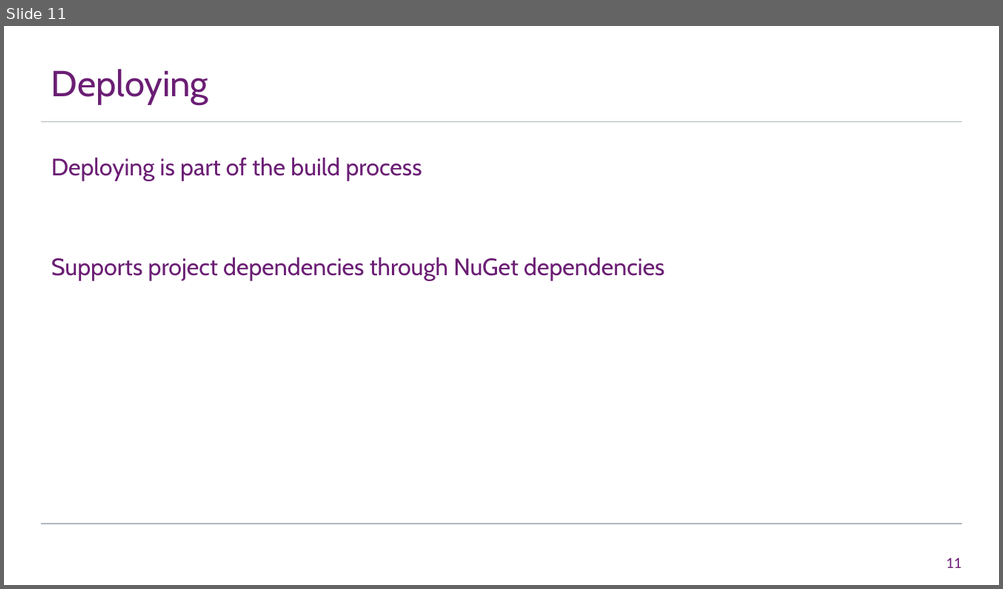
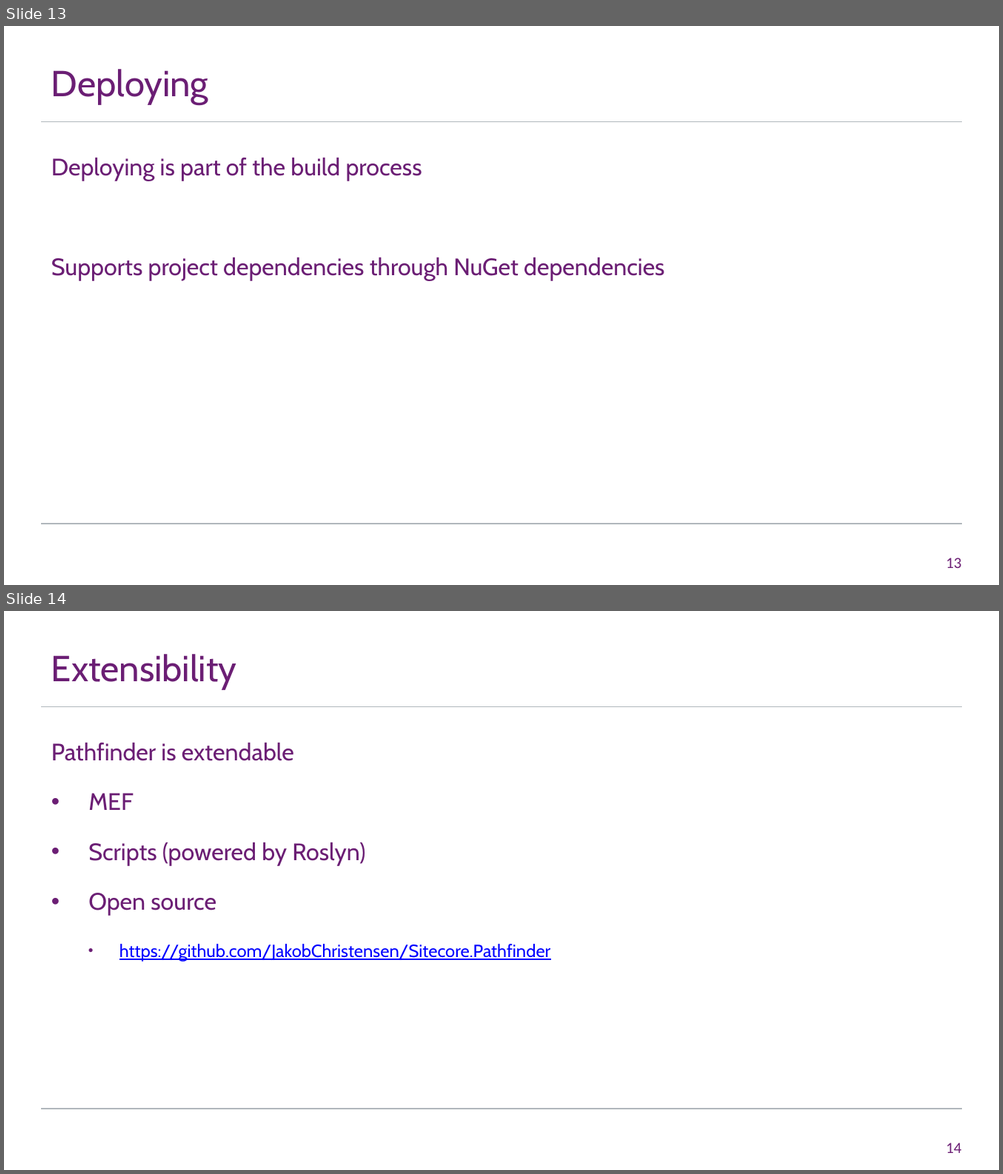
Before and after one commit to Sitecore/Sitecore.Pathfinder, a slide deck: .docs/Sitecore Pathfinder Presentation.pptx. Shown one above the other, each under a label of ours: slide 11 before the commit, slides 13 and 14 after it. The pictures are 1003x589 and 1003x1174 pixels, drawn with LibreOffice and Linux fonts; fonts in the diff are those of the drawing; background and template pictures are left out. Boxes give left, top, right and bottom in pixels: in the first picture for what was removed or moved away, otherwise in the second. Text is boxed around its words. In the diff, an @@ line names an element or a change of style, - is before the commit and + after.

```diff
--- a/.docs/Sitecore Pathfinder Presentation.pptx
+++ b/.docs/Sitecore Pathfinder Presentation.pptx
@@ slide 14 added at [4, 611, 999, 1170], background #FFFFFF; not listed: 3 template elements that a slide beside it also shows @@
@@ title added at [51, 654, 237, 690], 35 pt, text #6B1E74 @@
+Extensibility
@@ text added at [51, 743, 551, 962], 23 pt, text #6B1E74 @@
+Pathfinder is extendable
+• MEF
+• Scripts (powered by Roslyn)
+• Open source
+  • https://github.com/JakobChristensen/Sitecore.Pathfinder
@@ what was slide 11 is now slide 13 @@
@@ page number at [945, 558, 961, 568]: text changed @@
-11
+13
```
Also in this commit, not shown: 2 slides changed, 2 other slides added, 26 other files.
